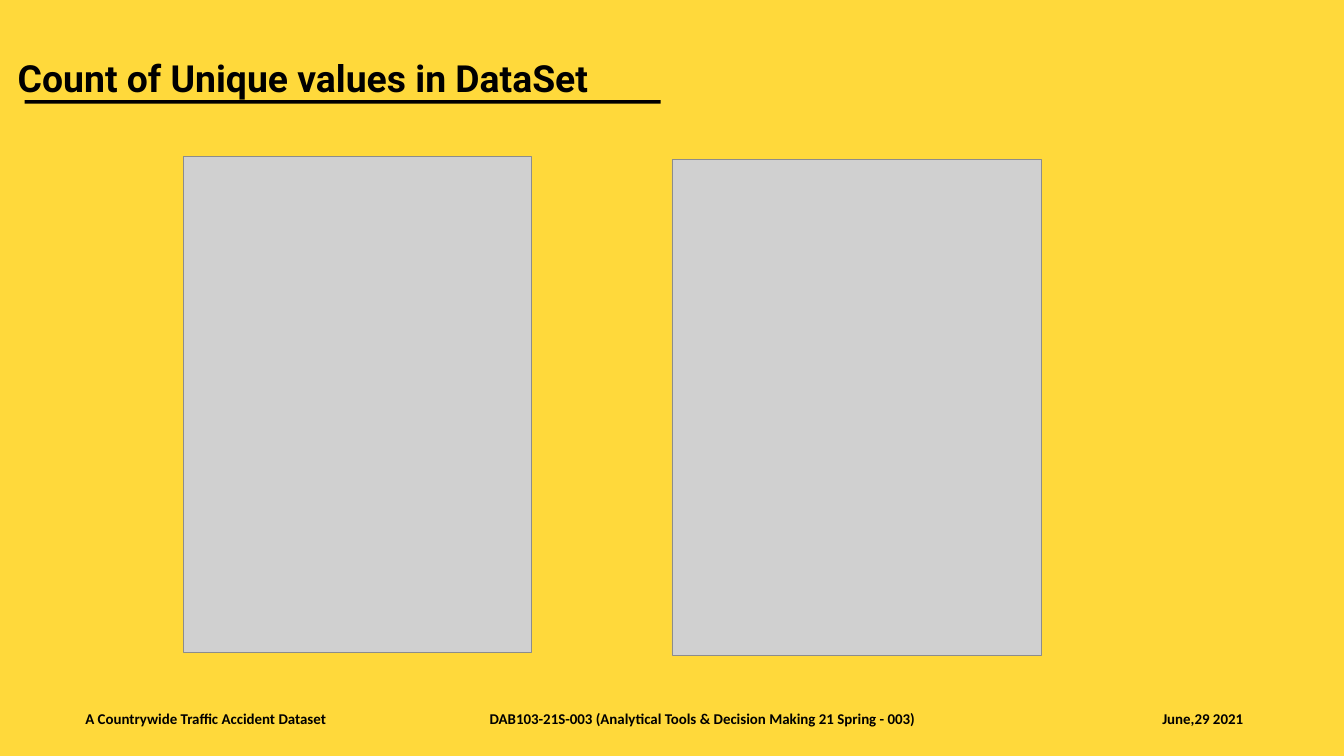
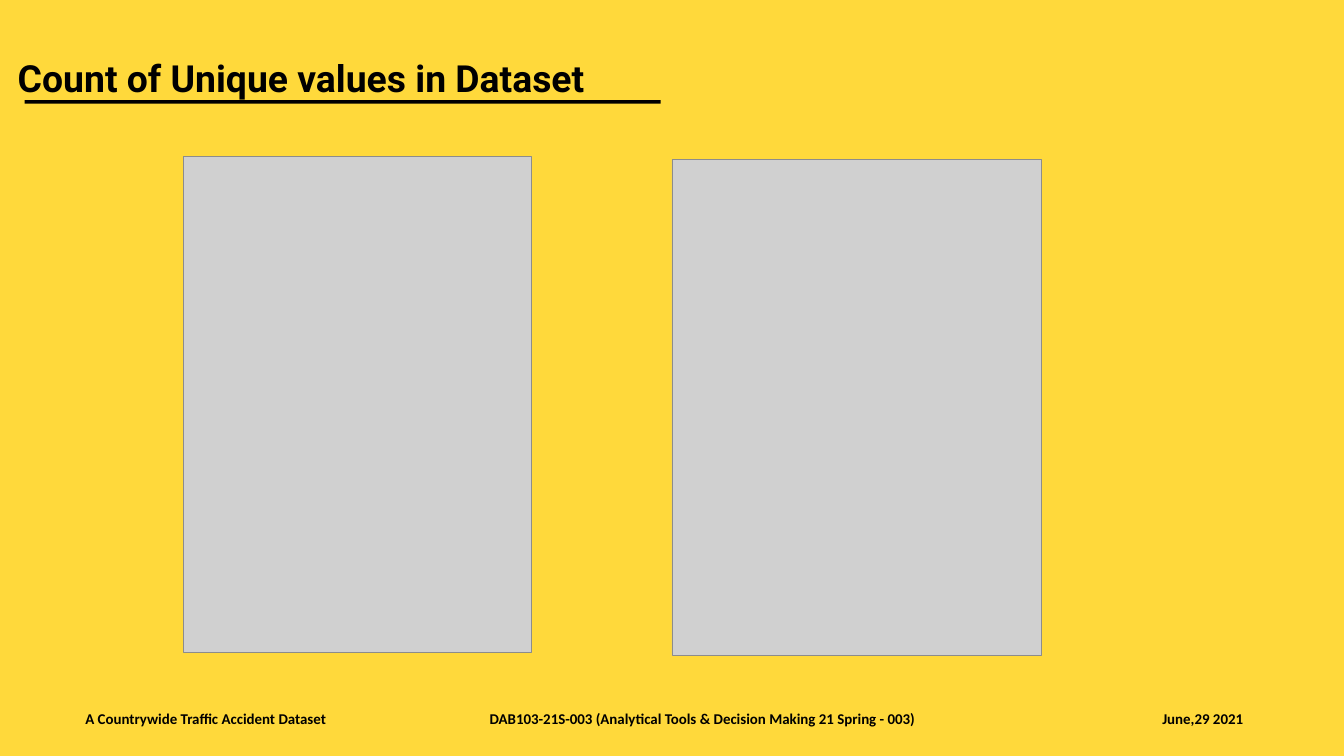
Before and after one commit to disuhitarth/EDA_Projects, a slide deck: slide 20 of Project Proposal Group 3.pptx. Drawn at 1344x756 pixels with LibreOffice and Linux fonts; fonts in the diff are those of the drawing; grey boxes stand for pictures. Boxes give left, top, right and bottom in pixels: in the first picture for what was removed or moved away, otherwise in the second. Text is boxed around its words. In the diff, an @@ line names an element or a change of style, - is before the commit and + after.

```diff
--- a/Project Proposal Group 3.pptx
+++ b/Project Proposal Group 3.pptx
@@ text at [18,63,584,102]: text changed @@
-Count of Unique values in DataSet
+Count of Unique values in Dataset
```
Also in this commit, not shown: 6 other slides changed.
